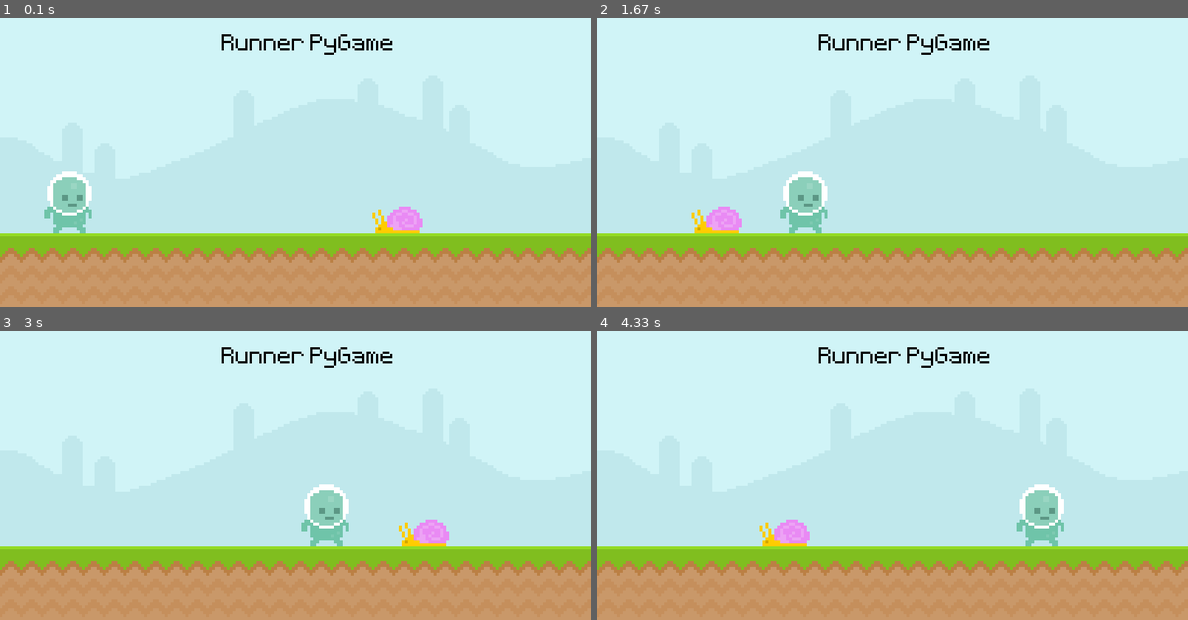
Above: before the commit, frames 1-4 (two rows, left to right).
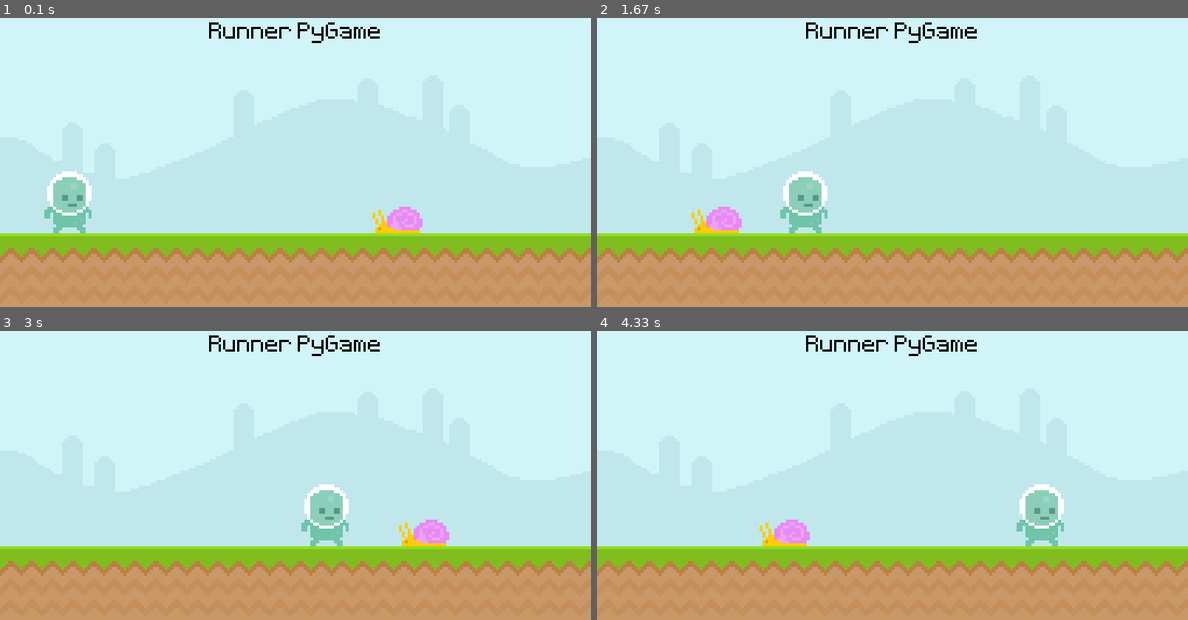
Above: after the commit, the same moments.

Repository: AlkaffAhamed/Runner-PyGame
Game: pygame game, started from main.py
Two runs of this game, one before a commit and one after it. Both use one fixed random seed, a clock stepped at 60 frames per second and the inputs below.
Inputs (mouse positions are in pixels of both pictures, inside the frame that each line leads up to):
- Up to frame 1 (0.1 s): no input
- Up to frame 2 (1.67 s): click (685, 202) at 0.38 s
- Up to frame 3 (3 s): no input
- Up to frame 4 (4.33 s): no input

The runs differ from the first frame. In frame 1, 1.0% of the frame differs, in the area x 35-67%, y 1-13%; in frame 2, 1.0%; in frame 3, 1.0%; in frame 4, 1.0%.

Commit message:
15 Refactor: Convert Score Text to Rectangle

Diff:
--- a/main.py
+++ b/main.py
@@ -11,7 +11,10 @@
 # test_surface.fill((255, 0, 0)) # or test_surface.fill("Red")
 sky_surface = pygame.image.load("graphics/Sky.png").convert()
 ground_surface = pygame.image.load("graphics/ground.png").convert()
-text_surface = test_font.render("Runner PyGame", False, 'Black')
+
+# Score Text inside Rectangle
+score_surface = test_font.render("Runner PyGame", False, 'Black')
+score_rect = score_surface.get_rect(center=(400, 30))
 
 # Convert Snail Surface to Rectangle
 snail_surface = pygame.image.load("graphics/snail/snail1.png").convert_alpha()
@@ -31,18 +34,18 @@
             # pygame.error: video system not initialized
             sys.exit()
         # Mouse event using event loop
-        if event.type == pygame.MOUSEMOTION:
-            if player_rect.collidepoint(event.pos):
-                print("MOUSEOVER - EVENT")
-        if event.type == pygame.MOUSEBUTTONUP:
-            print("Mouse-UP")
-        if event.type == pygame.MOUSEBUTTONDOWN:
-            print("Mouse-DOWN")
+        # if event.type == pygame.MOUSEMOTION:
+        #     if player_rect.collidepoint(event.pos):
+        #         print("MOUSEOVER - EVENT")
+        # if event.type == pygame.MOUSEBUTTONUP:
+        #     print("Mouse-UP")
+        # if event.type == pygame.MOUSEBUTTONDOWN:
+        #     print("Mouse-DOWN")
 
     # screen.blit(test_surface, (200, 100))
     screen.blit(sky_surface, (0, 0))
     screen.blit(ground_surface, (0, 300))
-    screen.blit(text_surface, (300, 30))
+    screen.blit(score_surface, score_rect)
 
     # Snail movement
     # Important to draw the background first before drawing other objects
